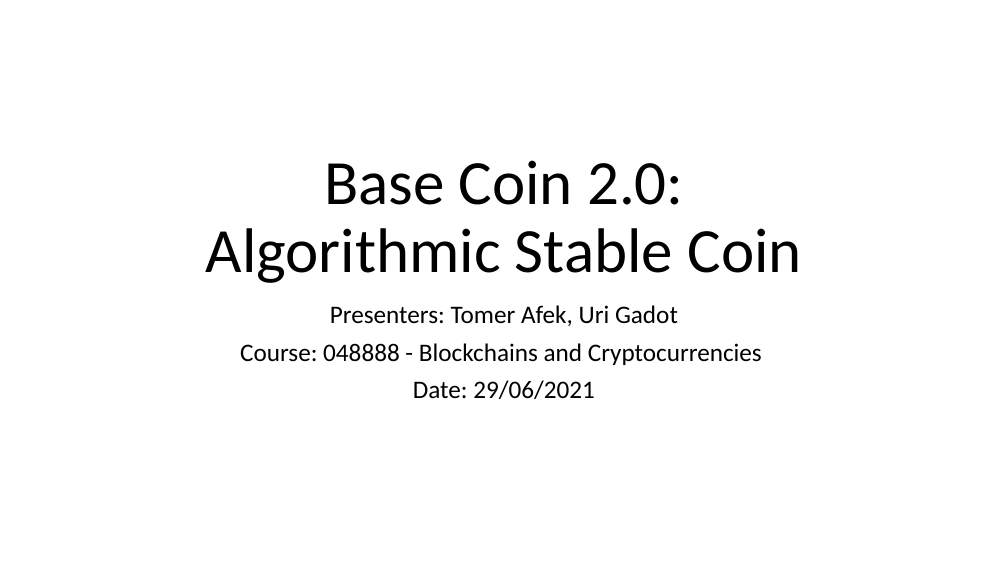
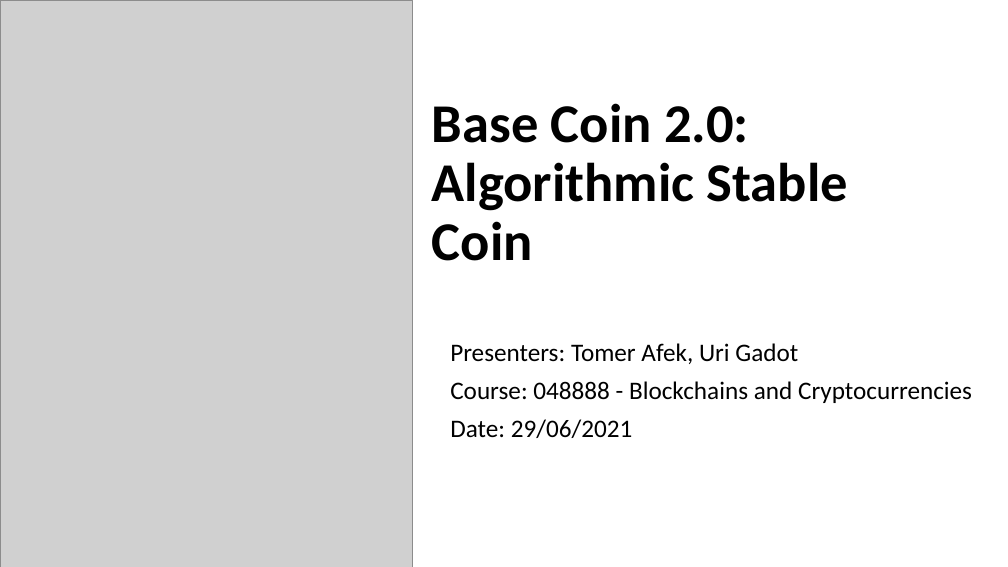
Before and after one commit to Ugadot/StableCoin, a slide deck: slide 1 of BaseCoin_Presentation.pptx. Drawn at 1008x567 pixels with LibreOffice and Linux fonts; fonts in the diff are those of the drawing; grey boxes stand for pictures. Boxes give left, top, right and bottom in pixels: in the first picture for what was removed or moved away, otherwise in the second. Text is boxed around its words. In the diff, an @@ line names an element or a change of style, - is before the commit and + after.

```diff
--- a/BaseCoin_Presentation.pptx
+++ b/BaseCoin_Presentation.pptx
@@ picture added at [0, 0, 413, 567] @@
@@ title "Base Coin 2.0: Algorithmic Stable ...": place and size @@
-title "Base Coin 2.0: Algorithmic Stable ..." at [206, 160, 801, 283]
+title "Base Coin 2.0: Algorithmic Stable ..." at [432, 103, 848, 261]
@@ title "Base Coin 2.0: Algorithmic Stable ..." at [432, 103, 848, 261]: size 60 to 52 pt, bold on; alignment centre to left @@
@@ subtitle "Presenters: Tomer Afek, Uri Gadot": place and size @@
-subtitle "Presenters: Tomer Afek, Uri Gadot" at [240, 305, 762, 399]
+subtitle "Presenters: Tomer Afek, Uri Gadot" at [450, 343, 972, 438]
@@ subtitle "Presenters: Tomer Afek, Uri Gadot" at [450, 343, 972, 438]: alignment centre to left @@
```
Also in this commit, not shown: 11 other slides changed.
